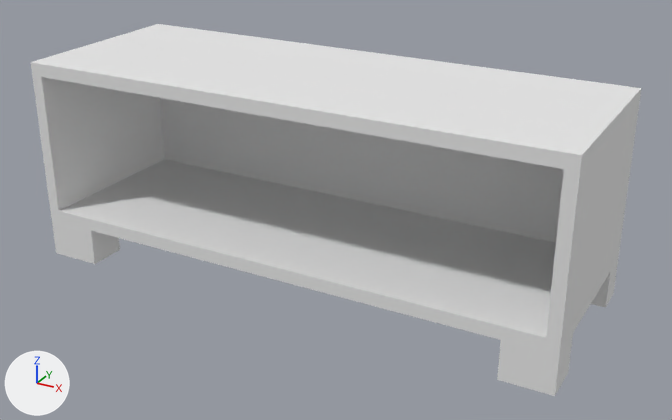
The FBX model Assets/Finn/Models/fbx models/tv_stand.fbx, before and after one commit.
Both versions are drawn from a 50 mm camera at (2.14, -3.76, 2.22) aimed at (0.09, -0.02, 0.36). Every picture has the same lights, and +X, +Y and +Z are marked at lower left. Where no turn or scale is listed for an object, it has been applied to the vertices.

In view in the first picture: 'Tv Stand'.
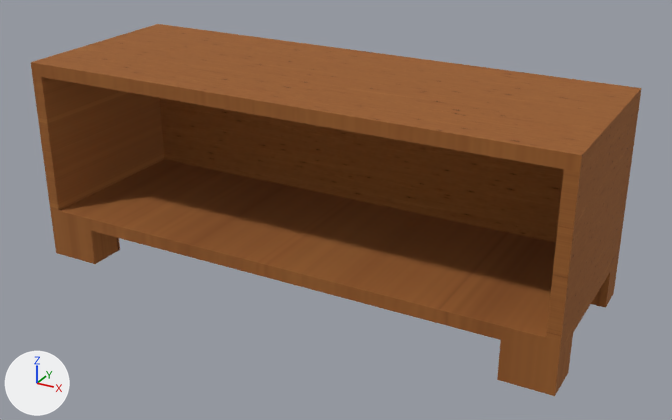
The newer file is also rescaled (x0.754) as a whole; pictures and numbers use the older file's frame.

Diff of the bpy script that builds the scene:
```diff
--- a/Assets/Finn/Models/fbx models/tv_stand.fbx.py
+++ b/Assets/Finn/Models/fbx models/tv_stand.fbx.py
@@ img_shekf_initialshadinggroup_basecolor_png @@
+img_shekf_initialshadinggroup_basecolor_png = load_image('shekf_initialShadingGroup_BaseColor.png', '../Materials/shekf_initialShadingGroup_BaseColor.png', 1024, 1024, 'sRGB')
@@ mat_initialshadinggroup_004 @@
 mat_initialshadinggroup_004 = principled_material('initialShadingGroup.004')
-mat_initialshadinggroup_004.base_color = (0.8, 0.8, 0.8)  # white #e7e7e7
+mat_initialshadinggroup_004.texture = img_shekf_initialshadinggroup_basecolor_png
 mat_initialshadinggroup_004.roughness = 1.0
```

What differs and where, as boxes [x1, y1, x2, y2] in the pictures (672 x 420 px):
'Tv Stand', surface changed (grey to brown): [31, 24, 642, 396] in both
